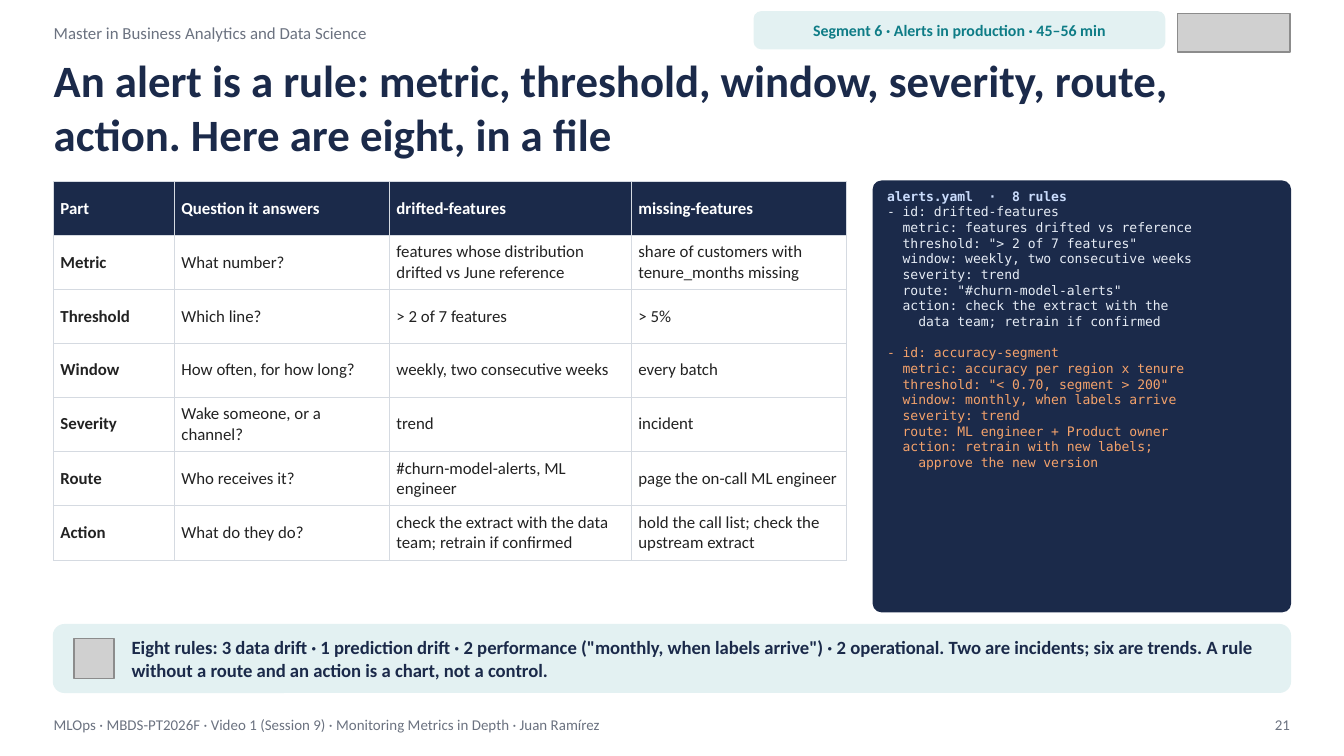
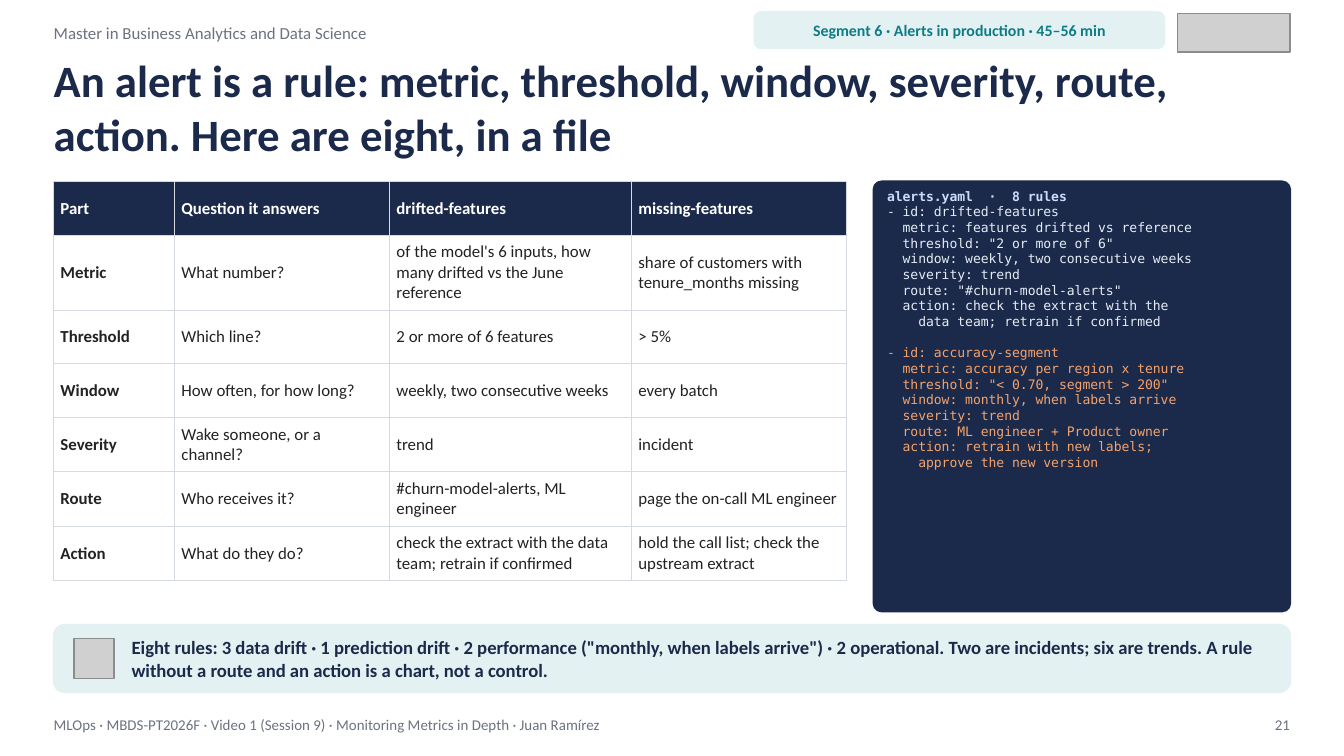
Before and after one commit to juanmaramirezgarcia/mlops-2026-27, a slide deck: slide 21 of 2026-27/S09/MLOps_S09_Video1_Monitoring_Metrics_in_Depth.pptx. Drawn at 1344x756 pixels with LibreOffice and Linux fonts; fonts in the diff are those of the drawing; grey boxes stand for pictures. Boxes give left, top, right and bottom in pixels: in the first picture for what was removed or moved away, otherwise in the second. Text is boxed around its words. In the diff, an @@ line names an element or a change of style, - is before the commit and + after.

```diff
--- a/2026-27/S09/MLOps_S09_Video1_Monitoring_Metrics_in_Depth.pptx
+++ b/2026-27/S09/MLOps_S09_Video1_Monitoring_Metrics_in_Depth.pptx
@@ table at (x1=54, y1=181, x2=847, y2=576) @@
-row 2, column 3: features whose distribution drifted vs June reference
+row 2, column 3: of the model's 6 inputs, how many drifted vs the June reference
-row 3, column 3: > 2 of 7 features
+row 3, column 3: 2 or more of 6 features
@@ text at (x1=887, y1=191, x2=1192, y2=360): text changed @@
-alerts.yaml · 8 rules
-- id: drifted-features
-metric: features drifted vs reference
-threshold: "> 2 of 7 features"
-window: weekly, two consecutive weeks
-severity: trend
-route: "#churn-model-alerts"
-action: check the extract with the
-data team; retrain if confirmed
-- id: accuracy-segment
+alerts.yaml · 8 rules
+- id: drifted-features
+metric: features drifted vs reference
+threshold: "2 or more of 6"
+window: weekly, two consecutive weeks
+severity: trend
+route: "#churn-model-alerts"
+action: check the extract with the
+data team; retrain if confirmed
+- id: accuracy-segment
```
Also in this commit, not shown: 7 other slides changed, 17 other files.
